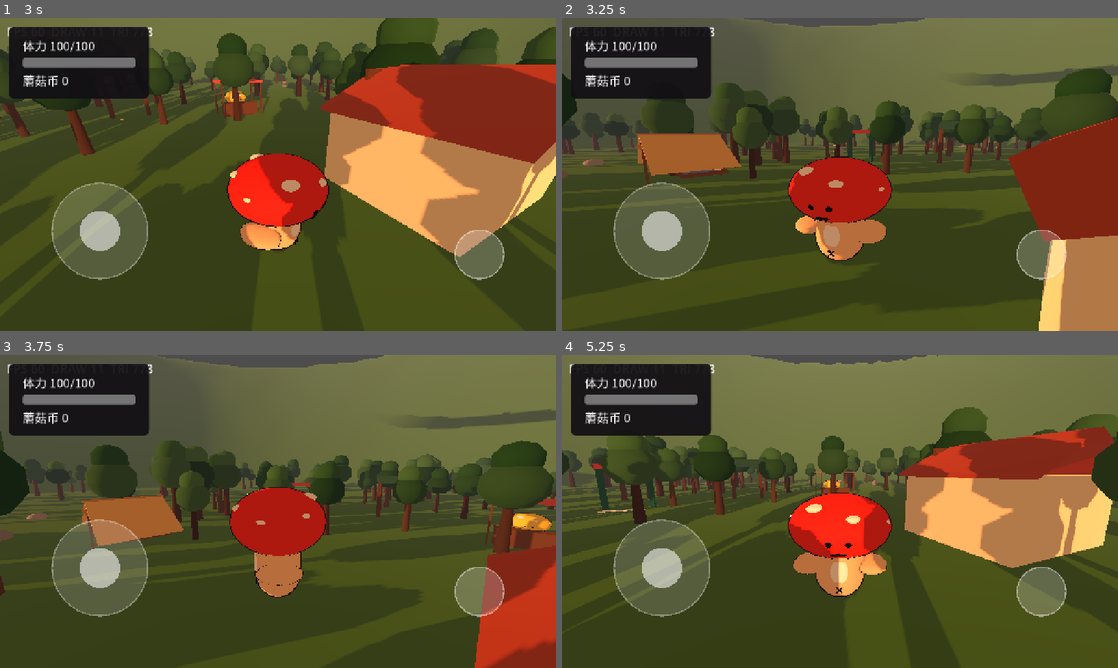
Above: before the commit, frames 1-4 (two rows, left to right).
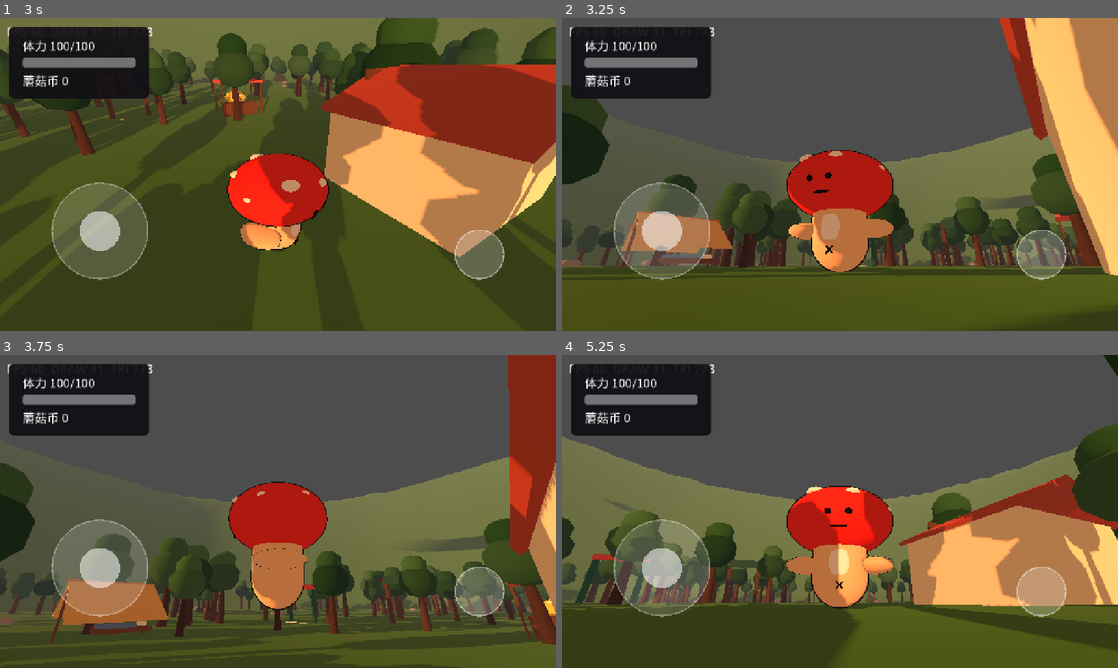
Above: after the commit, the same moments.

Repository: tuzkimo/fungi-party
Game: Godot game, scene res://game/main.tscn
Same seed, same stepped clock (60 frames per second), same inputs: the game is played once before the commit and once after it.
Inputs (mouse positions are in pixels of both pictures, inside the frame that each line leads up to):
- Up to frame 1 (3 s): move the mouse to (400, 158) at 0.52 s; hold D (move_right) 0.53-1.25 s; hold Ctrl (orbit) 0.53-1.25 s; click (400, 158) at 0.67 s; tap Space (jump) at 0.77 s; drag from (166, 190) to (250, 237) at 1.27 s; tap Enter at 2 s; move the mouse to (333, 105) at 2.02 s; hold D (move_right) 2.03-2.75 s; hold Ctrl (orbit) 2.03-2.75 s; drag from (250, 237) to (111, 127) at 2.77 s
- Up to frame 2 (3.25 s): no input
- Up to frame 3 (3.75 s): tap Space (jump) at 3.5 s; move the mouse to (444, 558) at 3.52 s; hold A (move_left) from 3.53 s (still down); hold Ctrl (orbit) from 3.53 s (still down)
- Up to frame 4 (5.25 s): tap Space (jump) at 3.77 s; release A (move_left) at 4.25 s; release Ctrl (orbit) at 4.25 s; drag from (673, 464) to (756, 433) at 4.27 s; tap Enter at 5 s; move the mouse to (867, 511) at 5.02 s; hold S (move_back) from 5.03 s (still down); hold Ctrl (orbit) from 5.03 s (still down); click (867, 511) at 5.17 s

Frame 1 is identical in both runs. In frame 2, 61% of the frame differs, in the area x 0-100%, y 0-100%; in frame 3, 61%; in frame 4, 63%, in the area x 0-100%, y 0-98%.

Commit message:
v3：相机能抬头，太阳戴墨镜东升西落，月亮戴睡帽值夜

Diff:
--- a/game/camera/cam_rig.gd
+++ b/game/camera/cam_rig.gd
@@ -11,7 +11,7 @@
 @export var collision_mask := 1
 
 const PITCH_MIN := -1.2217305   # -70°
-const PITCH_MAX := -0.1745329   # -10°
+const PITCH_MAX := 0.3839724    # +22°：抬头能看见天
 
 var _pitch := -0.3141593        # -18°
 var _yaw := 0.0
--- a/game/world/daynight.gd
+++ b/game/world/daynight.gd
@@ -28,6 +28,26 @@
 
 static func sun_rotation(t: float) -> Vector3:
 	return Vector3(deg_to_rad(90.0 - 360.0 * t), deg_to_rad(-30.0), 0.0)
+
+
+## 从地面指向太阳的单位向量：+Z 侧升起、正午头顶、-Z 侧落下。
+## 直接用 sun_rotation 的基，不另定一套角度。
+static func sun_dir(t: float) -> Vector3:
+	return Basis.from_euler(sun_rotation(t)).z.normalized()
+
+
+## 月亮在天色上的刻度：永远比太阳晚半圈。
+static func moon_dir_t(t: float) -> float:
+	return fmod(t + 0.5, 1.0)
+
+
+static func moon_dir(t: float) -> Vector3:
+	return sun_dir(moon_dir_t(t))
+
+
+## 落到地平线以下就不画了，太阳月亮天然互斥。
+static func body_visible(dir: Vector3) -> bool:
+	return dir.y > Config.SKY_BODY_MIN_ELEVATION
 
 
 static func sun_energy(t: float) -> float:
--- a/game/world/forest.tscn
+++ b/game/world/forest.tscn
@@ -11,6 +11,7 @@
 [ext_resource type="Script" path="res://game/world/tent.gd" id="9_tent"]
 [ext_resource type="Script" path="res://game/world/day_loop.gd" id="10_day_loop"]
 [ext_resource type="Script" path="res://game/world/restaurant.gd" id="11_restaurant"]
+[ext_resource type="Script" path="res://game/world/sky_bodies.gd" id="12_sky"]
 
 [sub_resource type="ProceduralSkyMaterial" id="Sky_1"]
 sky_top_color = Color(0.33, 0.5, 0.78, 1)
@@ -73,6 +74,10 @@
 position = Vector3(8, 0, 2)
 script = ExtResource("11_restaurant")
 
+[node name="SkyBodies" type="Node3D" parent="."]
+script = ExtResource("12_sky")
+daynight_path = NodePath("../DayNight")
+
 [node name="DayNight" type="Node" parent="."]
 script = ExtResource("4_day")
 sun_path = NodePath("../Sun")
--- /dev/null
+++ b/game/world/sky_bodies.gd
@@ -0,0 +1,166 @@
+class_name SkyBodies
+extends Node3D
+
+## 天上的太阳和月亮：挂在跟随相机的远平面上，脸永远正对玩家。
+## 全部 unshaded + 自发光——否则太阳会给自己打光，出现一块暗面。
+
+const SUN_COLOR := Color(1.0, 0.86, 0.30)
+const SUN_FACE := Color(0.16, 0.10, 0.06)
+const MOON_COLOR := Color(0.94, 0.93, 0.82)
+const MOON_FACE := Color(0.20, 0.18, 0.16)
+const CAP_COLOR := Color(0.62, 0.74, 0.92)
+const GLOW_COLOR := Color(1.0, 0.85, 0.35, 0.18)
+
+@export var daynight_path: NodePath
+
+var _sun: Node3D
+var _moon: Node3D
+var _daynight: DayNight
+
+
+func _ready() -> void:
+	_daynight = get_node_or_null(daynight_path) as DayNight
+	_sun = Node3D.new()
+	_sun.name = "Sun"
+	add_child(_sun)
+	_build_sun()
+
+	_moon = Node3D.new()
+	_moon.name = "Moon"
+	add_child(_moon)
+	_build_moon()
+
+
+func _process(_delta: float) -> void:
+	var camera := get_viewport().get_camera_3d()
+	if camera == null or _daynight == null:
+		return
+	var cam_pos := camera.global_position
+	var t := _daynight.time_of_day
+
+	var sun_dir := DayNight.sun_dir(t)
+	_sun.global_position = cam_pos + sun_dir * Config.SUN_DISTANCE
+	_sun.visible = DayNight.body_visible(sun_dir)
+	if _sun.visible:
+		_face(_sun, cam_pos)
+
+	var moon_dir := DayNight.moon_dir(t)
+	_moon.global_position = cam_pos + moon_dir * Config.SUN_DISTANCE
+	_moon.visible = DayNight.body_visible(moon_dir)
+	if _moon.visible:
+		_face(_moon, cam_pos)
+
+
+## 脸永远正对玩家。天体到头顶时方向与 UP 平行，look_at 会退化，换一个 up 垫上。
+func _face(body: Node3D, cam_pos: Vector3) -> void:
+	var dir := (cam_pos - body.global_position).normalized()
+	body.look_at(cam_pos, Vector3.UP if absf(dir.y) < 0.95 else Vector3.BACK)
+
+
+func _build_sun() -> void:
+	var body := SphereMesh.new()
+	body.radius = Config.SUN_RADIUS
+	body.height = Config.SUN_RADIUS * 2.0
+	body.radial_segments = 24
+	body.rings = 12
+	_sun.add_child(_part("Body", body, _glow(SUN_COLOR, 1.0), Vector3.ZERO, Vector3.ONE))
+
+	var glow := SphereMesh.new()
+	glow.radius = Config.SUN_RADIUS * 1.25
+	glow.height = Config.SUN_RADIUS * 2.5
+	glow.radial_segments = 24
+	glow.rings = 12
+	_sun.add_child(_part("Glow", glow, _glow(GLOW_COLOR, GLOW_COLOR.a), Vector3.ZERO, Vector3.ONE))
+
+	# 墨镜：两片压扁的镜片 + 镜桥 + 两条镜腿，贴着脸放在 -Z 一侧
+	var lens := CylinderMesh.new()
+	lens.top_radius = 1.0
+	lens.bottom_radius = 1.0
+	lens.height = 0.5
+	lens.radial_segments = 16
+	for side in [-1.0, 1.0]:
+		_sun.add_child(_part(
+			"Lens", lens, _glow(SUN_FACE, 1.0),
+			Vector3(side * 1.3, 0.9, -4.35), Vector3(1.0, 1.0, 1.0), Vector3(PI / 2.0, 0.0, 0.0)
+		))
+	var bridge := BoxMesh.new()
+	bridge.size = Vector3(0.9, 0.22, 0.3)
+	_sun.add_child(_part("Bridge", bridge, _glow(SUN_FACE, 1.0), Vector3(0.0, 0.9, -4.3), Vector3.ONE))
+	var arm := BoxMesh.new()
+	arm.size = Vector3(0.28, 0.18, 1.6)
+	for side in [-1.0, 1.0]:
+		_sun.add_child(_part(
+			"Arm", arm, _glow(SUN_FACE, 1.0),
+			Vector3(side * 2.7, 0.9, -3.4), Vector3.ONE, Vector3(0.0, side * 0.5, 0.0)
+		))
+
+	# 微微上扬的嘴：三段小方块拼一条弧
+	var mouth := BoxMesh.new()
+	mouth.size = Vector3(0.9, 0.22, 0.3)
+	_sun.add_child(_part("MouthMid", mouth, _glow(SUN_FACE, 1.0), Vector3(0.0, -1.5, -4.2), Vector3.ONE))
+	for side in [-1.0, 1.0]:
+		_sun.add_child(_part(
+			"MouthSide", mouth, _glow(SUN_FACE, 1.0),
+			Vector3(side * 0.85, -1.2, -4.1), Vector3(1.0, 1.0, 1.0), Vector3(0.0, 0.0, side * 0.35)
+		))
+
+
+func _build_moon() -> void:
+	var body := SphereMesh.new()
+	body.radius = Config.MOON_RADIUS
+	body.height = Config.MOON_RADIUS * 2.0
+	body.radial_segments = 24
+	body.rings = 12
+	_moon.add_child(_part("Body", body, _glow(MOON_COLOR, 1.0), Vector3.ZERO, Vector3.ONE))
+
+	# 睡帽：圆锥斜扣在头顶，帽尖一个小绒球
+	var cap := CylinderMesh.new()
+	cap.top_radius = 0.0
+	cap.bottom_radius = 1.5
+	cap.height = 2.1
+	cap.radial_segments = 16
+	_moon.add_child(_part(
+		"Cap", cap, _glow(CAP_COLOR, 1.0), Vector3(0.5, 3.5, 0.0), Vector3.ONE, Vector3(0.0, 0.0, -0.4)
+	))
+	var pom := SphereMesh.new()
+	pom.radius = 0.42
+	pom.height = 0.84
+	pom.radial_segments = 12
+	pom.rings = 6
+	_moon.add_child(_part("Pom", pom, _glow(Color(0.98, 0.98, 0.94), 1.0), Vector3(1.3, 4.4, 0.0), Vector3.ONE))
+
+	# 两条闭着的眼睛：细扁条各斜一点
+	var eye := BoxMesh.new()
+	eye.size = Vector3(1.0, 0.16, 0.3)
+	for side in [-1.0, 1.0]:
+		_moon.add_child(_part(
+			"Eye", eye, _glow(MOON_FACE, 1.0),
+			Vector3(side * 1.05, 0.5, -3.05), Vector3.ONE, Vector3(0.0, 0.0, side * 0.25)
+		))
+
+
+func _part(
+	part_name: String, mesh: Mesh, material: Material, pos: Vector3,
+	scl: Vector3, rot: Vector3 = Vector3.ZERO
+) -> MeshInstance3D:
+	var node := MeshInstance3D.new()
+	node.name = part_name
+	node.mesh = mesh
+	node.material_override = material
+	node.position = pos
+	node.scale = scl
+	node.rotation = rot
+	return node
+
+
+## 不受光、自发光的材质：天体不该有自己的暗面。
+func _glow(color: Color, alpha: float) -> StandardMaterial3D:
+	var material := StandardMaterial3D.new()
+	material.albedo_color = Color(color.r, color.g, color.b, alpha)
+	material.shading_mode = BaseMaterial3D.SHADING_MODE_UNSHADED
+	material.emission_enabled = true
+	material.emission = color
+	material.emission_energy_multiplier = 0.6
+	if alpha < 1.0:
+		material.transparency = BaseMaterial3D.TRANSPARENCY_ALPHA
+	return material
--- a/tests/test_camera.gd
+++ b/tests/test_camera.gd
@@ -1,7 +1,7 @@
 extends "res://tests/test_base.gd"
 
-const PITCH_MIN := -1.2217305
-const PITCH_MAX := -0.1745329
+const PITCH_MIN := CamRig.PITCH_MIN
+const PITCH_MAX := CamRig.PITCH_MAX
 
 
 func test_pitch_clamped_at_bottom() -> void:
@@ -22,3 +22,7 @@
 func test_arm_length_minimum() -> void:
 	check_eq(CamRig.clamp_arm_length(0.3, 1.2), 1.2, "贴脸时拉回最短距离")
 	check_eq(CamRig.clamp_arm_length(4.0, 1.2), 4.0, "正常距离不变")
+
+
+func test_can_look_up_at_the_sky() -> void:
+	check(CamRig.PITCH_MAX > 0.3, "俯仰上限能抬到天上看（实得 %.3f）" % CamRig.PITCH_MAX)
--- a/tests/test_daynight.gd
+++ b/tests/test_daynight.gd
@@ -44,3 +44,26 @@
 	# 只看能量不够：颜色本身很暗时乘积照样是黑的
 	var effective := DayNight.ambient_color(0.0).v * DayNight.ambient_energy(0.0)
 	check(effective > 0.18, "夜间实际环境亮度（实得 %.3f）" % effective)
+
+
+func test_sun_rises_in_plus_z_and_sets_in_minus_z() -> void:
+	var rise := DayNight.sun_dir(0.25)
+	check(absf(rise.y) < 0.01, "日出贴着地平线（实得 %.3f）" % rise.y)
+	check(rise.z > 0.5, "日出在 +Z 那侧（实得 %.3f）" % rise.z)
+	var set := DayNight.sun_dir(0.75)
+	check(absf(set.y) < 0.01, "日落贴着地平线")
+	check(set.z < -0.5, "日落在 -Z 那侧（实得 %.3f）" % set.z)
+
+
+func test_sun_overhead_at_noon_direction() -> void:
+	var noon := DayNight.sun_dir(0.5)
+	check(noon.y > 0.99, "正午在头顶（实得 %.3f）" % noon.y)
+
+
+func test_moon_is_opposite_and_complementary() -> void:
+	var t := 0.3
+	check(DayNight.moon_dir(t).is_equal_approx(-DayNight.sun_dir(t)), "月亮永远在太阳对面")
+	check(DayNight.body_visible(DayNight.sun_dir(0.5)), "白天看得见太阳")
+	check(not DayNight.body_visible(DayNight.moon_dir(0.5)), "白天看不见月亮")
+	check(DayNight.body_visible(DayNight.moon_dir(0.0)), "夜里看得见月亮")
+	check(not DayNight.body_visible(DayNight.sun_dir(0.0)), "夜里看不见太阳")
Not shown: 1 places in game/world/forest.tscn that only renumber resources
Not shown, added: game/world/sky_bodies.gd.uid
